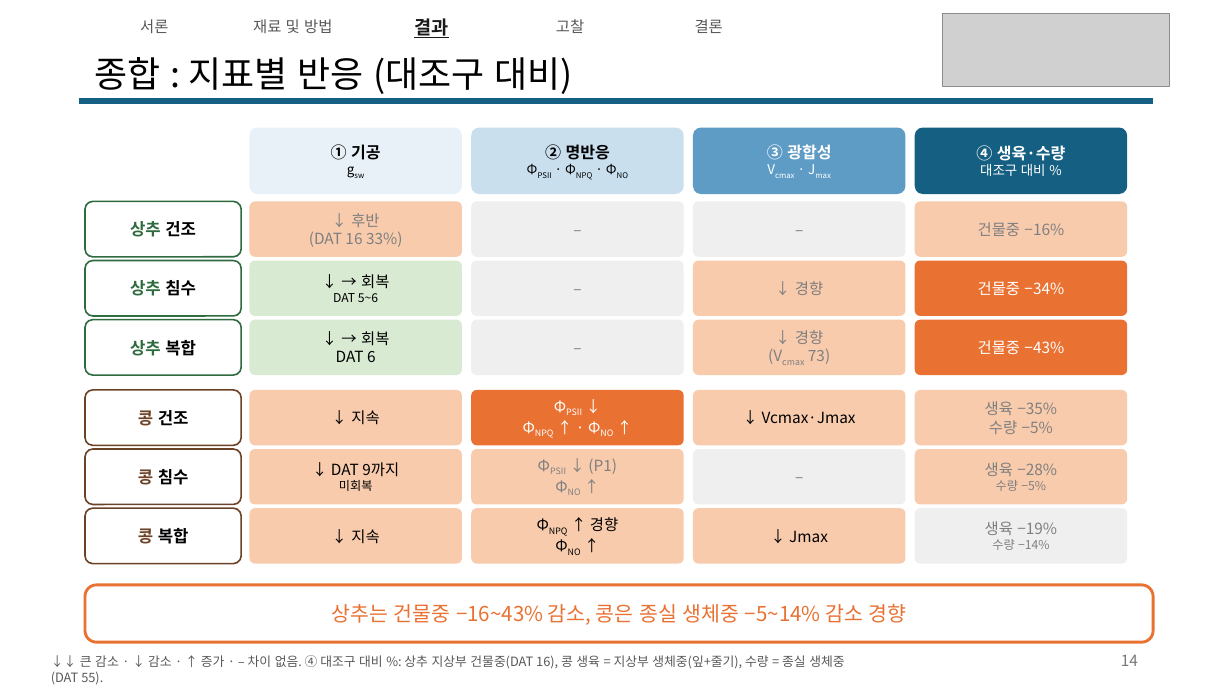
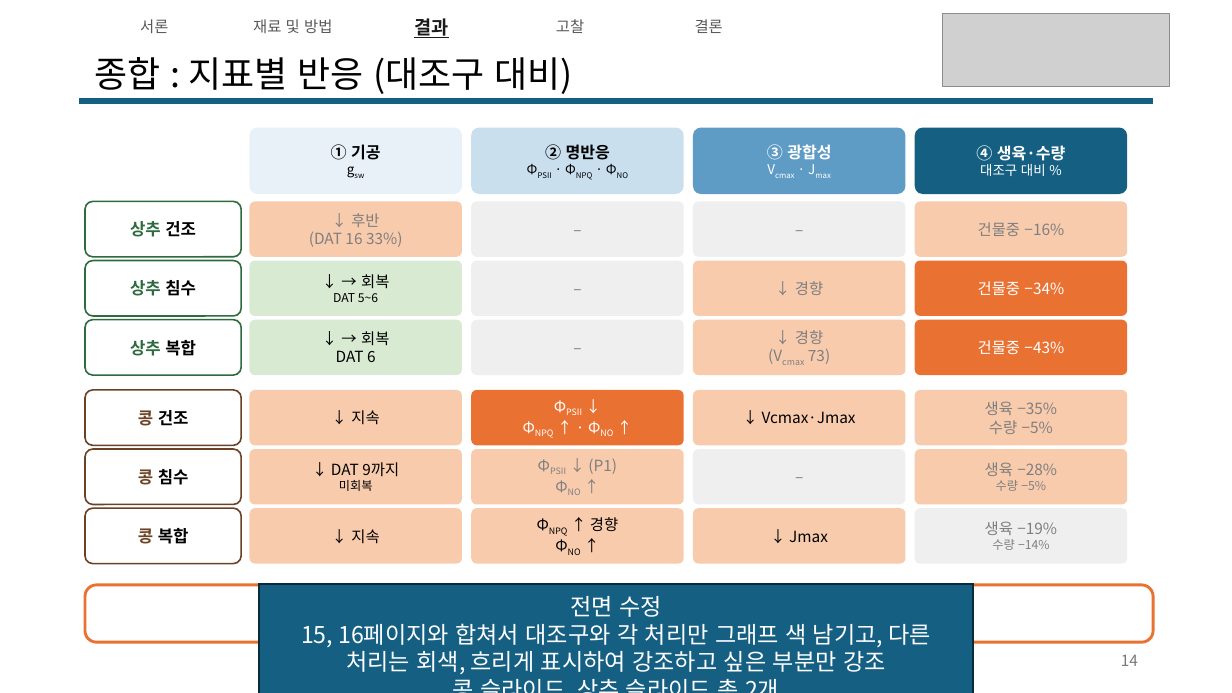
Before and after one commit to YunJM20/-, a slide deck: slide 14 of 구두발표_콩vs로메인상추_v8.pptx. Drawn at 1232x693 pixels with LibreOffice and Linux fonts; fonts in the diff are those of the drawing; grey boxes stand for pictures. Boxes give left, top, right and bottom in pixels: in the first picture for what was removed or moved away, otherwise in the second. Text is boxed around its words. In the diff, an @@ line names an element or a change of style, - is before the commit and + after.

```diff
--- a/구두발표_콩vs로메인상추_v8.pptx
+++ b/구두발표_콩vs로메인상추_v8.pptx
@@ rectangle added at bbox=[259, 584, 973, 693], fill #156082, outline #092A39 1.5 pt, 18 pt, text #FFFFFF @@
+전면 수정
+15, 16페이지와 합쳐서 대조구와 각 처리만 그래프 색 남기고, 다른 처리는 회색, 흐리게 표시하여 강조하고 싶은 부분만 강조
+콩 슬라이드, 상추 슬라이드 총 2개
@@ text removed at bbox=[51, 655, 844, 685] @@
-↓↓ 큰 감소 · ↓ 감소 · ↑ 증가 · – 차이 없음. ④ 대조구 대비 %: 상추 지상부 건물중(DAT 16), 콩 생육 = 지상부 생체중(잎+줄기), 수량 = 종실 생체중(DAT 55).
```
Also in this commit, not shown: 14 other slides changed.
